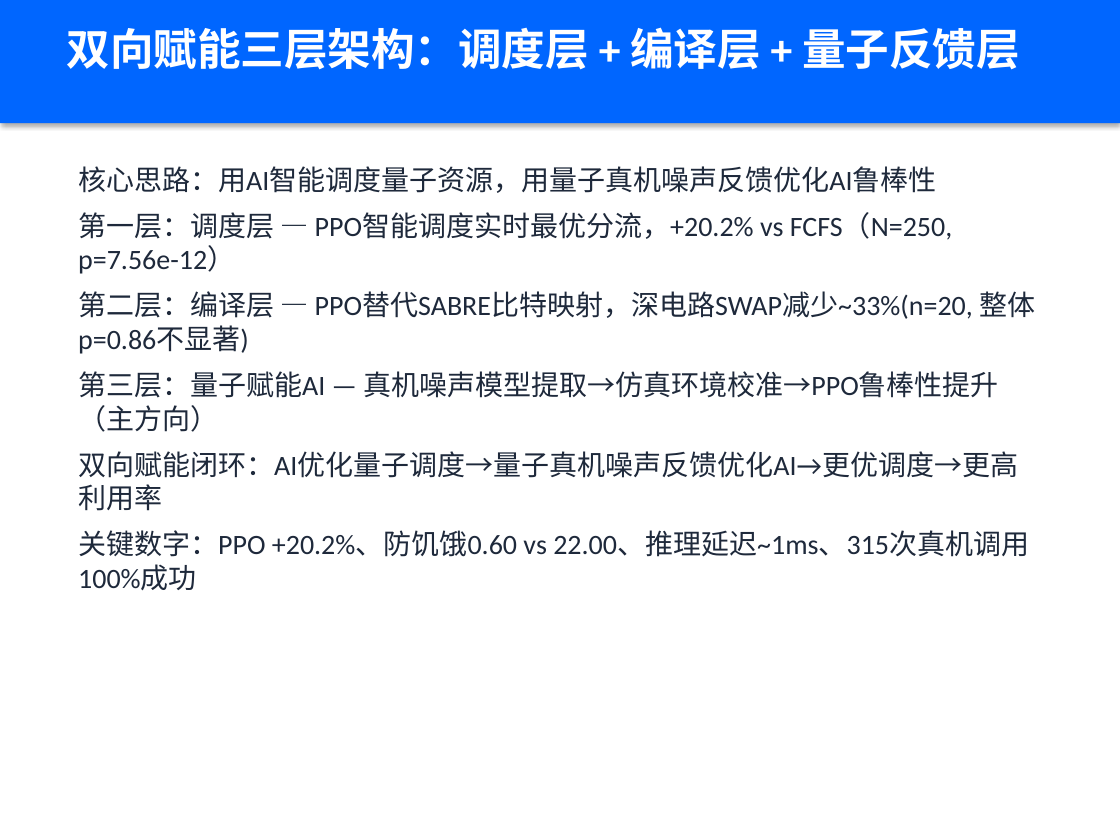
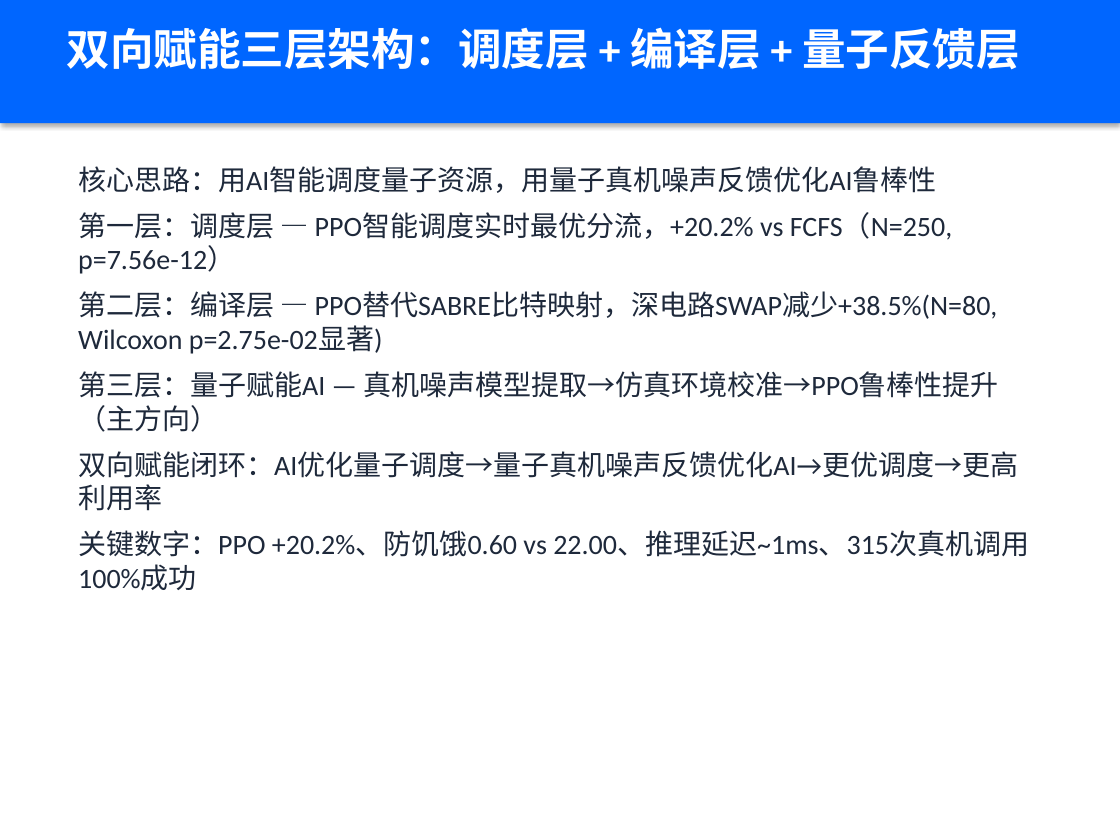
Before and after one commit to xiabai2008/quantum-rl-scheduler, a slide deck: slide 3 of deliverable_models/答辩PPT.pptx. Drawn at 1120x840 pixels with LibreOffice and Linux fonts; fonts in the diff are those of the drawing. Boxes give left, top, right and bottom in pixels: in the first picture for what was removed or moved away, otherwise in the second. Text is boxed around its words. In the diff, an @@ line names an element or a change of style, - is before the commit and + after.

Commit message:
fix: 8.6审查复核收尾 - 编译层数字统一+噪声N=25 p值修订+全仓交付文档同步
- docs/defense_qa_handbook.md: 修正N=25配对p值(8.88e-16->2.98e-08, 负向/敏感性), Q54编译层深电路+33.3%(n=20)->+38.5%(N=80, Issue #559)

- 编译层深电路数字统一: defense_ppt_outline/observation_dim_standard/dual_empowerment_asymmetry/项目记忆_给AI/AGENTS.md 全部更新为+38.5%(N=80, Wilcoxon p=2.75e-02显著), 消除旧n=20样本残留

- 全仓交付文档同步8.5诚实化口径(README/白皮书/双向赋能/新颖性/MODELS/PPT脚本/Dashboard)

```diff
--- a/deliverable_models/答辩PPT.pptx
+++ b/deliverable_models/答辩PPT.pptx
@@ text at bbox=[78, 291, 998, 354]: text changed @@
-第二层：编译层 — PPO替代SABRE比特映射，深电路SWAP减少~33%(n=20, 整体p=0.86不显著)
+第二层：编译层 — PPO替代SABRE比特映射，深电路SWAP减少+38.5%(N=80, Wilcoxon p=2.75e-02显著)
```
Also in this commit, not shown: 5 other slides changed, 15 other files.
